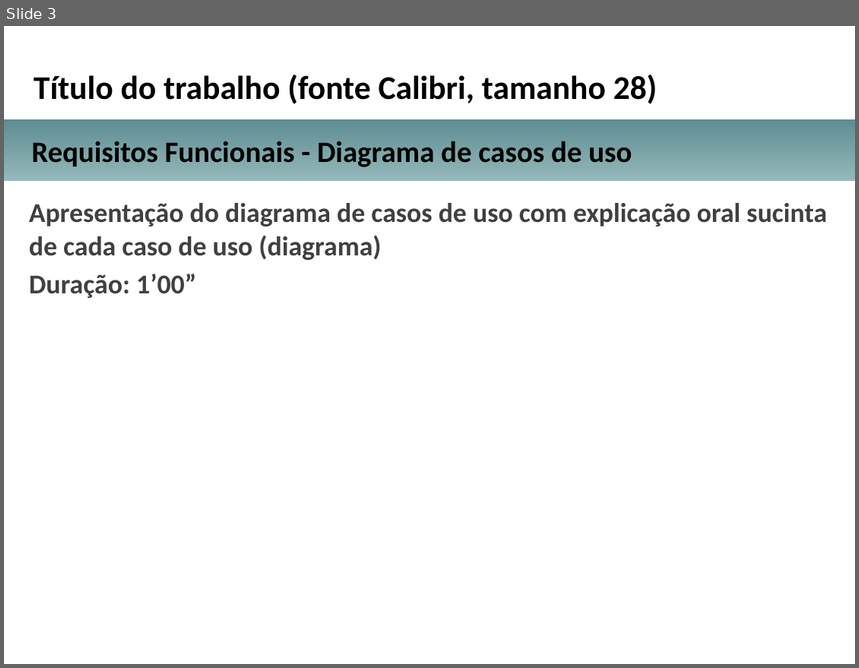
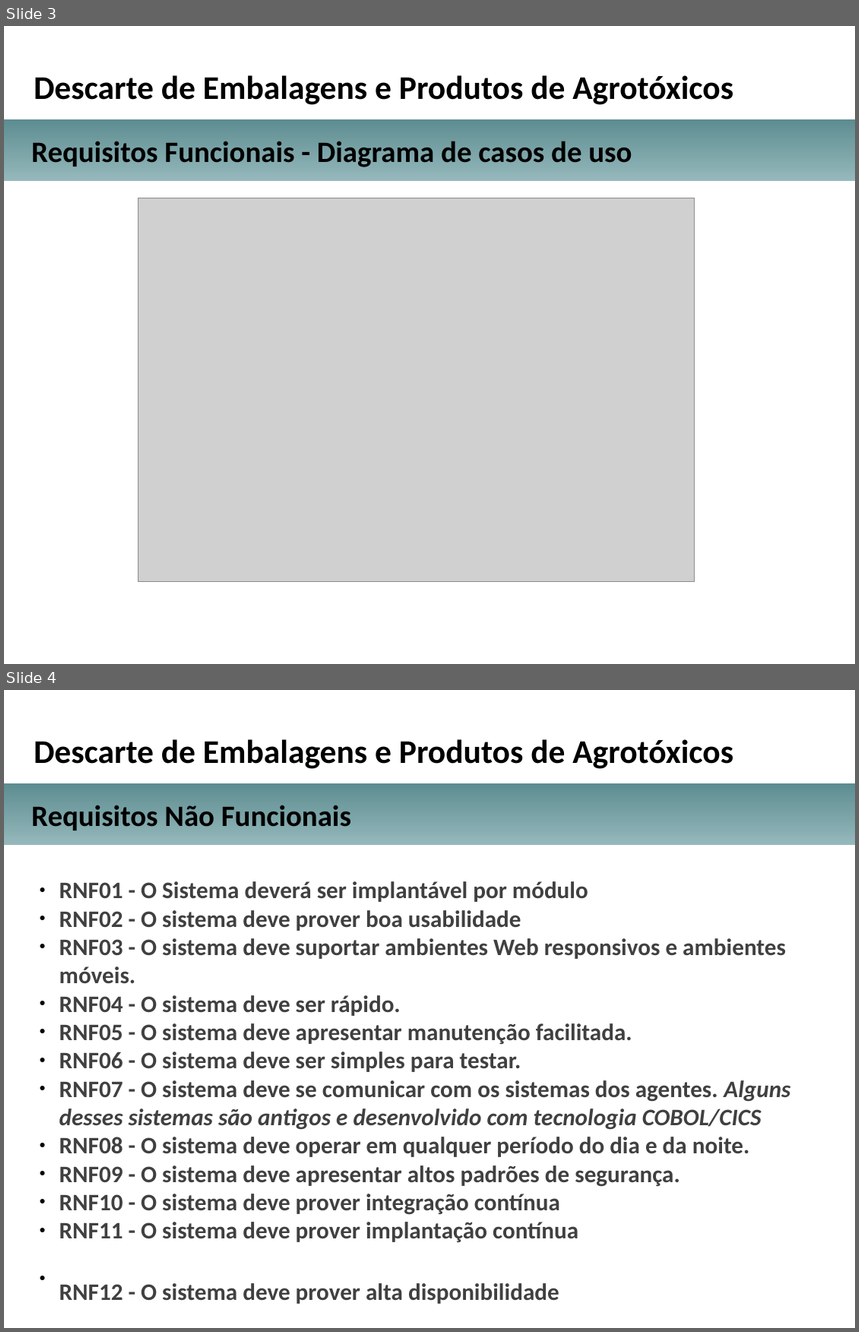
Before and after one commit to michellerodrigues/AgendamentoLambda, a slide deck: docs_tcc/apresentacao_projeto_arquitetural_TCC.pptx. Shown one above the other, each under a label of ours: slide 3 before the commit, slides 3 and 4 after it. The pictures are 859x668 and 859x1332 pixels, drawn with LibreOffice and Linux fonts; fonts in the diff are those of the drawing; grey boxes stand for pictures; background and template pictures are left out. Boxes give left, top, right and bottom in pixels: in the first picture for what was removed or moved away, otherwise in the second. Text is boxed around its words. In the diff, an @@ line names an element or a change of style, - is before the commit and + after.

```diff
--- a/docs_tcc/apresentacao_projeto_arquitetural_TCC.pptx
+++ b/docs_tcc/apresentacao_projeto_arquitetural_TCC.pptx
@@ slide 4 added at (4, 690, 855, 1328), background picture (left out) @@
@@ text added at (34, 739, 734, 769), 28 pt, text #000000, bold @@
+Descarte de Embalagens e Produtos de Agrotóxicos
@@ rectangle added at (4, 783, 855, 846), fill gradient #95B8BB to #5D8D91 @@
@@ text added at (31, 806, 351, 831), 25 pt, text #000000, bold @@
+Requisitos Não Funcionais
@@ text added at (59, 882, 791, 1243), 20 pt, text #404040, bold @@
+● RNF01 - O Sistema deverá ser implantável por módulo
+● RNF02 - O sistema deve prover boa usabilidade
+● RNF03 - O sistema deve suportar ambientes Web responsivos e ambientes móveis.
+● RNF04 - O sistema deve ser rápido.
+● RNF05 - O sistema deve apresentar manutenção facilitada.
+● RNF06 - O sistema deve ser simples para testar.
+● RNF07 - O sistema deve se comunicar com os sistemas dos agentes. Alguns desses sistemas são antigos e desenvolvido com tecnologia COBOL/CICS
+● RNF08 - O sistema deve operar em qualquer período do dia e da noite.
+● RNF09 - O sistema deve apresentar altos padrões de segurança.
+● RNF10 - O sistema deve prover integração contínua
+● RNF11 - O sistema deve prover implantação contínua
+● RNF12 - O sistema deve prover alta disponibilidade
@@ slide 3 changed as well @@
@@ text at (34, 75, 734, 105): text changed @@
-Título do trabalho (fonte Calibri, tamanho 28)
+Descarte de Embalagens e Produtos de Agrotóxicos
@@ text removed at (29, 203, 827, 298) @@
-Apresentação do diagrama de casos de uso com explicação oral sucinta de cada caso de uso (diagrama)
-Duração: 1’00”
@@ picture added at (138, 198, 694, 582) @@
```
Also in this commit, not shown: 3 other slides changed, 6 other slides added, 7 slides removed, 1 other file.
